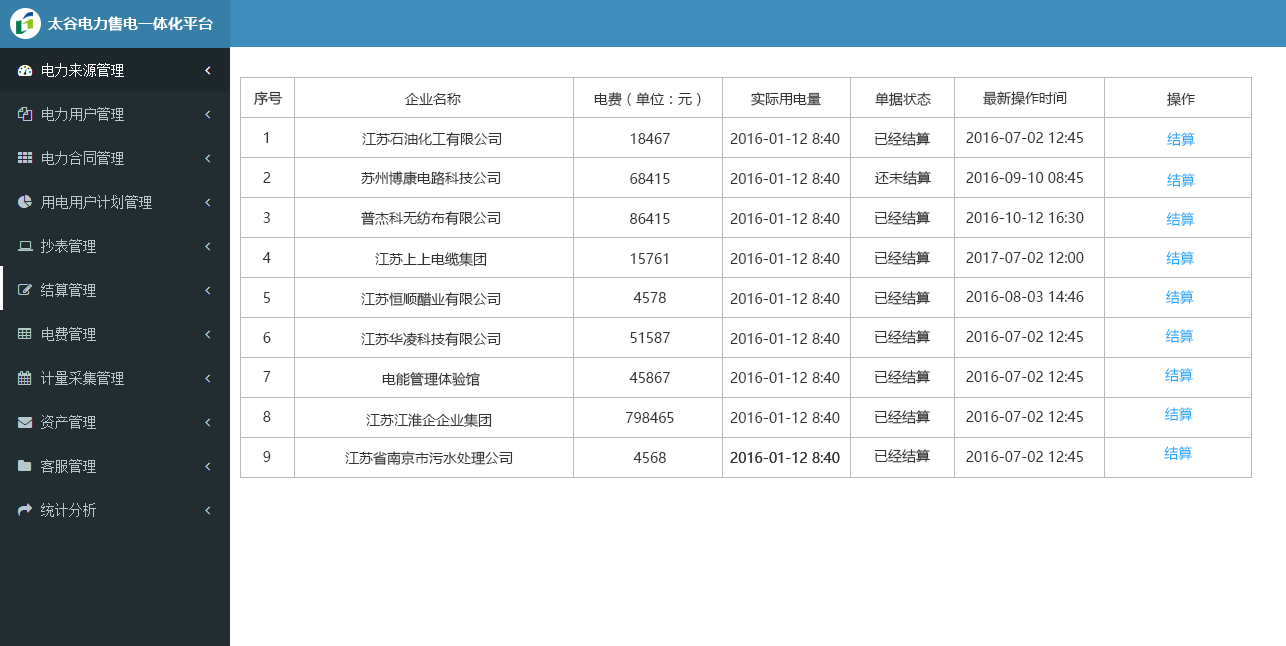
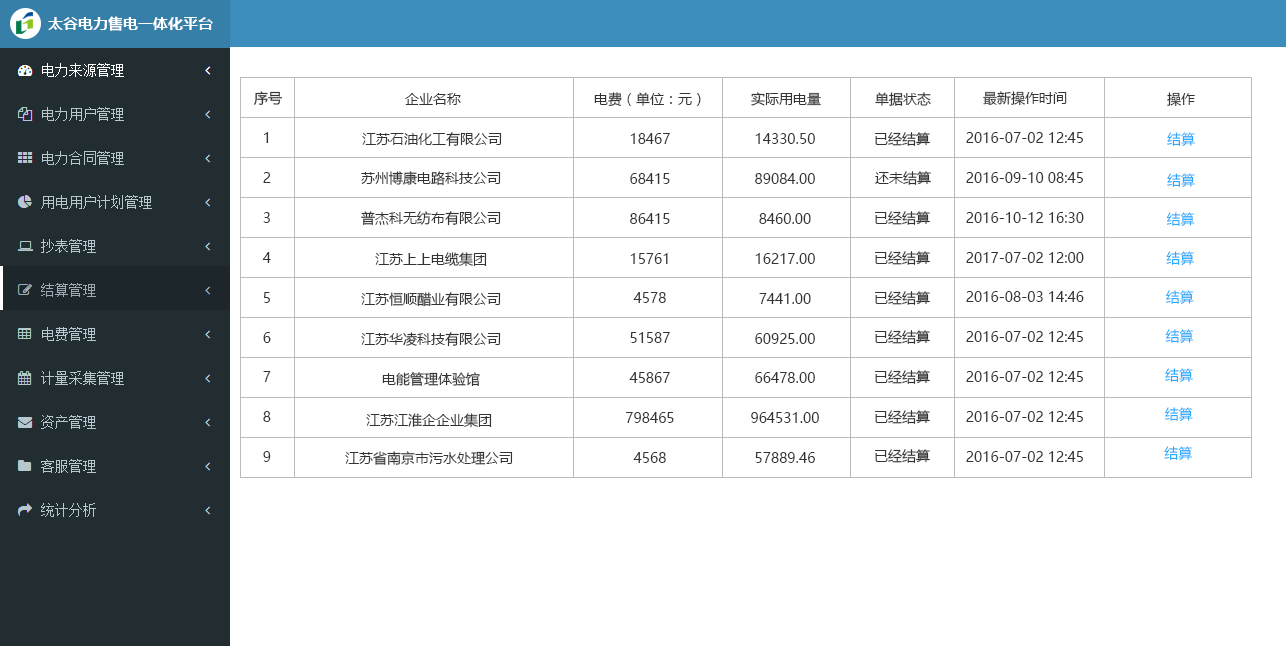
Layers edited between the first and the second 1286 × 646 image:
renamed "2016-01-12 8:40 拷贝" to "图层 9", painted on it over 730, 452, 840, 463
renamed "2016-01-12 8:40" to "57889.46", painted on it over 730, 452, 840, 463
added group "active" with 2 layers in group "1 拷贝 7" over 0, 48, 230, 310
added layer "active all" (multiply) in group "active" over 3, 266, 230, 310
added layer "one" in group "active" over 0, 48, 230, 92
renamed "2016-01-12 8:40" to "964531.00", painted on it over 730, 412, 840, 423
renamed "2016-01-12 8:40" to "66478.00", painted on it over 730, 372, 840, 383
renamed "2016-01-12 8:40" to "60925.00", painted on it over 730, 333, 840, 344
renamed "2016-01-12 8:40" to "7441.00", painted on it over 730, 293, 840, 304
renamed "2016-01-12 8:40" to "16217.00", painted on it over 730, 253, 840, 264
renamed "2016-01-12 8:40" to "8460.00", painted on it over 730, 213, 840, 224
renamed "2016-01-12 8:40" to "89084.00", painted on it over 730, 173, 840, 184
renamed "2016-01-12 8:40" to "14330.50", painted on it over 730, 133, 840, 144
